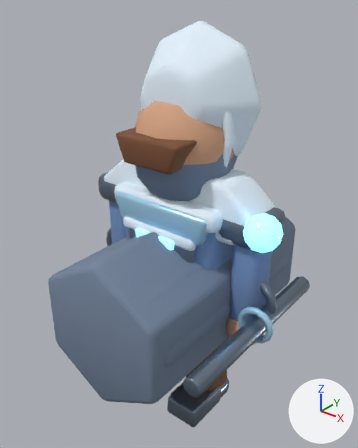
Before and after pictures for a commit that changed the Blender file assets-source/blender/characters/hero.blend.
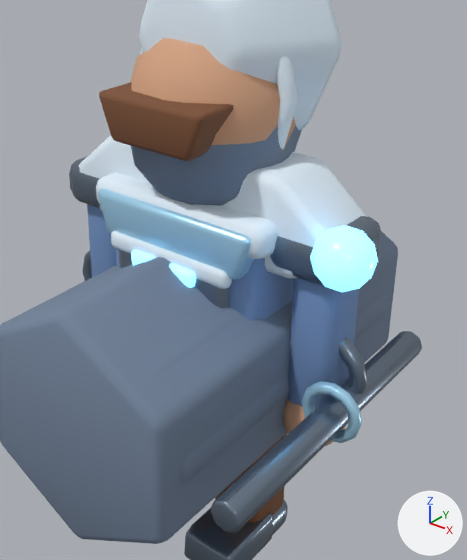
Each version appears first whole from a 50 mm camera at (1.66, -2.13, 2.55) aimed at (-0.03, -0.01, 1.24), and next in a close-up on the part from 16% to 94% of the width and 17% to 92% of the height. Arrows for +X, +Y and +Z are at lower right; the lights stay in place. The older version's two pictures come first.

In view in the first close-up: 'LOD1_PROXY_body', 'LOD2_PROXY_body', 'LOD2_PROXY_head', 'arm.R', 'coatTrim', 'head', 'helmetBrow', 'hood', 'scarf', 'shoulderMantle', 'weapon', 'weaponGem' and 15 more.
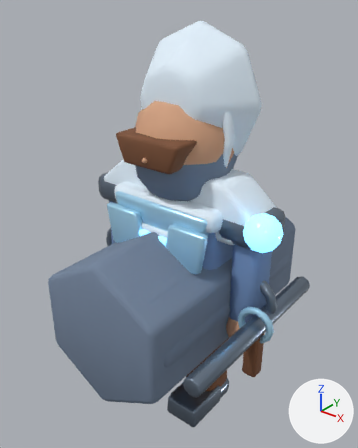
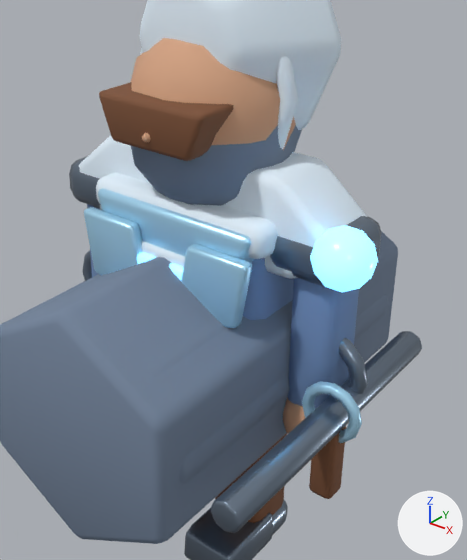
Changed parts and their boxes (x1, y1, x2, y2) in the close-ups (467 x 560 px):
'lapel.R', added (blue): after (181, 244, 252, 328)
'lapel.L', added (blue): after (84, 207, 142, 275)
'weapon.grip', added (brown): after (309, 426, 346, 499)
'head.nose', added: after (142, 133, 151, 142)
'chestTrim', unchanged, covered by the edit: before (111, 231, 232, 289); after (141, 241, 185, 268)
'arm.L', unchanged, covered by the edit: before (87, 204, 117, 277); after (87, 204, 100, 277)

Edits to the bpy script that builds the scene:
```text
Add me_lapel_rmesh:
    me_lapel_rmesh.from_pydata([(-0.02, 1.38, -0.025), (0.22, 1.38, -0.025), (0.18, 1.14, -0.025), (-0.08, 1.08, -0.025), (-0.02, 1.38, 0.025), (0.22, 1.38, 0.025), (0.18, 1.14, 0.025), (-0.08, 1.08, 0.025)], [], [(3, 2, 1, 0), (4, 5, 6, 7), (0, 1, 5, 4), (1, 2, 6, 5), (2, 3, 7, 6), (3, 0, 4, 7)])
    me_lapel_rmesh.polygons.foreach_set('use_smooth', [True] * 6)
    me_lapel_rmesh.materials.append(mat_mat_hero_accent)  # blue #b3e5ff
Add me_lapel_lmesh:
    me_lapel_lmesh.from_pydata([(-0.22, 1.38, -0.025), (0.02, 1.38, -0.025), (0.08, 1.08, -0.025), (-0.18, 1.14, -0.025), (-0.22, 1.38, 0.025), (0.02, 1.38, 0.025), (0.08, 1.08, 0.025), (-0.18, 1.14, 0.025)], [], [(3, 2, 1, 0), (4, 5, 6, 7), (0, 1, 5, 4), (1, 2, 6, 5), (2, 3, 7, 6), (3, 0, 4, 7)])
    me_lapel_lmesh.polygons.foreach_set('use_smooth', [True] * 6)
    me_lapel_lmesh.materials.append(mat_mat_hero_accent)  # blue #b3e5ff
Add me_cube_018_1:
    me_cube_018_1.from_pydata(...)  # a box spanning x -0.045..0.045, y -0.14..0.14, z -0.045..0.045
    me_cube_018_1.polygons.foreach_set('use_smooth', [True] * 6)
    me_cube_018_1.materials.append(mat_mat_hero_leather)  # brown #7c5035
Add me_cone_001:
    me_cone_001.from_pydata(...)  # a 6-sided cut cone along z (radius 0.045 at the low end, 0.012 at the high end) spanning x -0.039..0.039, y -0.045..0.045, z -0.045..0.045
    me_cone_001.polygons.foreach_set('use_smooth', [True] * 8)
    me_cone_001.materials.append(mat_mat_hero_skin)  # beige #d3a281
Add ob_lapel_r:
    ob_lapel_r = bpy.data.objects.new('lapel.R', me_lapel_rmesh)
    ob_lapel_r.location = (0.14, -0.27, 0.0)
    ob_lapel_r.rotation_euler = (1.571, 0.0, 0.0)  # degrees (90, 0, 0)
    _m = ob_lapel_r.modifiers.new('soft bevel', 'BEVEL')
    _m.width = 0.015
    _m.width_pct = 0.015
    _m.segments = 2
Add ob_lapel_l:
    ob_lapel_l = bpy.data.objects.new('lapel.L', me_lapel_lmesh)
    ob_lapel_l.location = (-0.14, -0.27, 0.0)
    ob_lapel_l.rotation_euler = (1.571, 0.0, 0.0)  # degrees (90, 0, 0)
    _m = ob_lapel_l.modifiers.new('soft bevel', 'BEVEL')
    _m.width = 0.015
    _m.width_pct = 0.015
    _m.segments = 2
Add ob_weapon_grip:
    ob_weapon_grip = bpy.data.objects.new('weapon.grip', me_cube_018_1)
    ob_weapon_grip.location = (0.62, -0.16, 0.69)
    ob_weapon_grip.rotation_euler = (1.571, 0.0, 0.0)  # degrees (90, 0, 0)
    _m = ob_weapon_grip.modifiers.new('soft bevel', 'BEVEL')
    _m.width = 0.02
    _m.width_pct = 0.02
    _m.segments = 2
Add ob_head_nose:
    ob_head_nose = bpy.data.objects.new('head.nose', me_cone_001)
    ob_head_nose.location = (0.0, -0.3, 1.73)
    ob_head_nose.rotation_euler = (1.571, 0.0, 0.0)  # degrees (90, 0, 0)
    _m = ob_head_nose.modifiers.new('soft bevel', 'BEVEL')
    _m.width = 0.0072
    _m.width_pct = 0.0072
    _m.segments = 2
```
